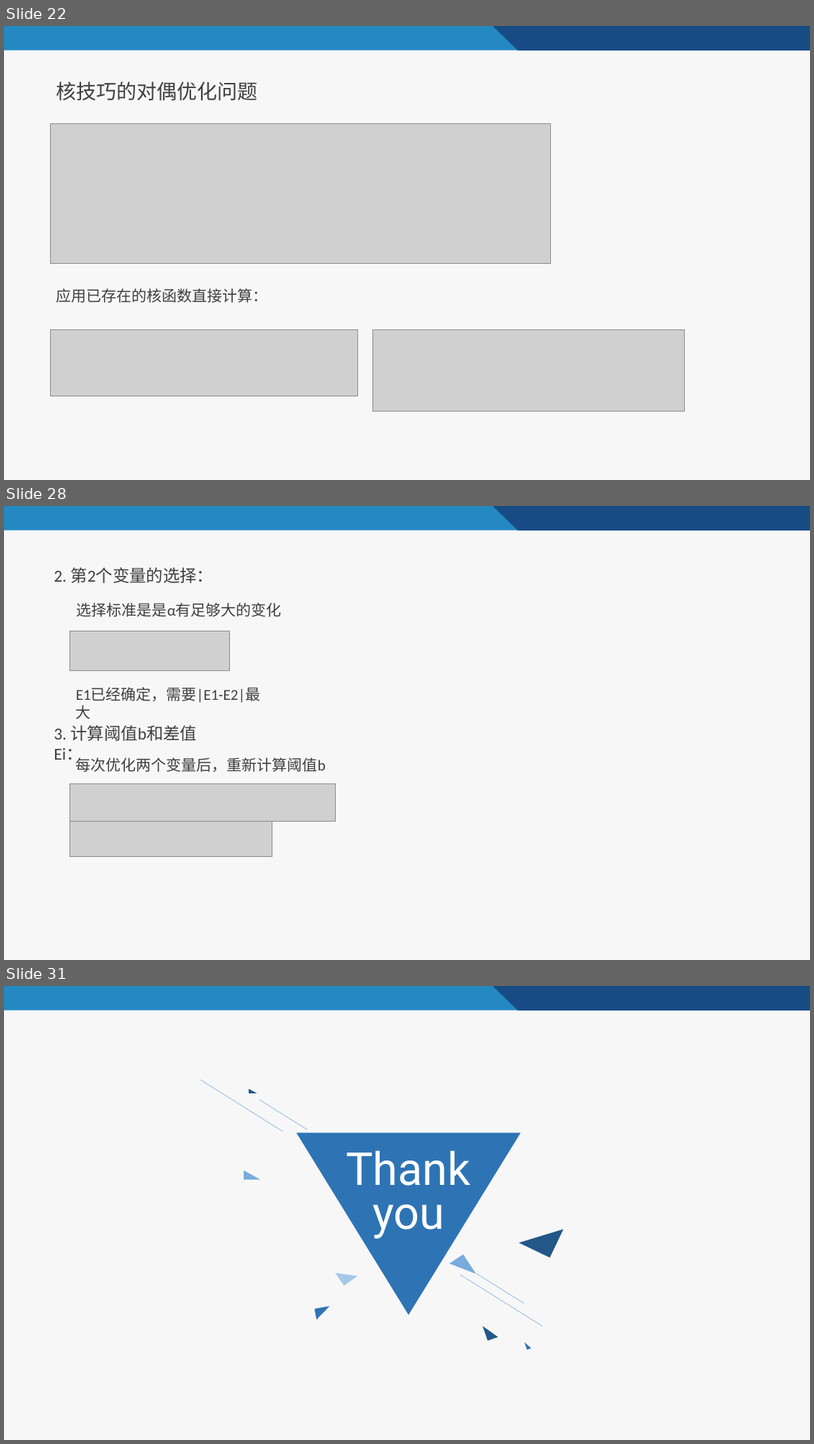
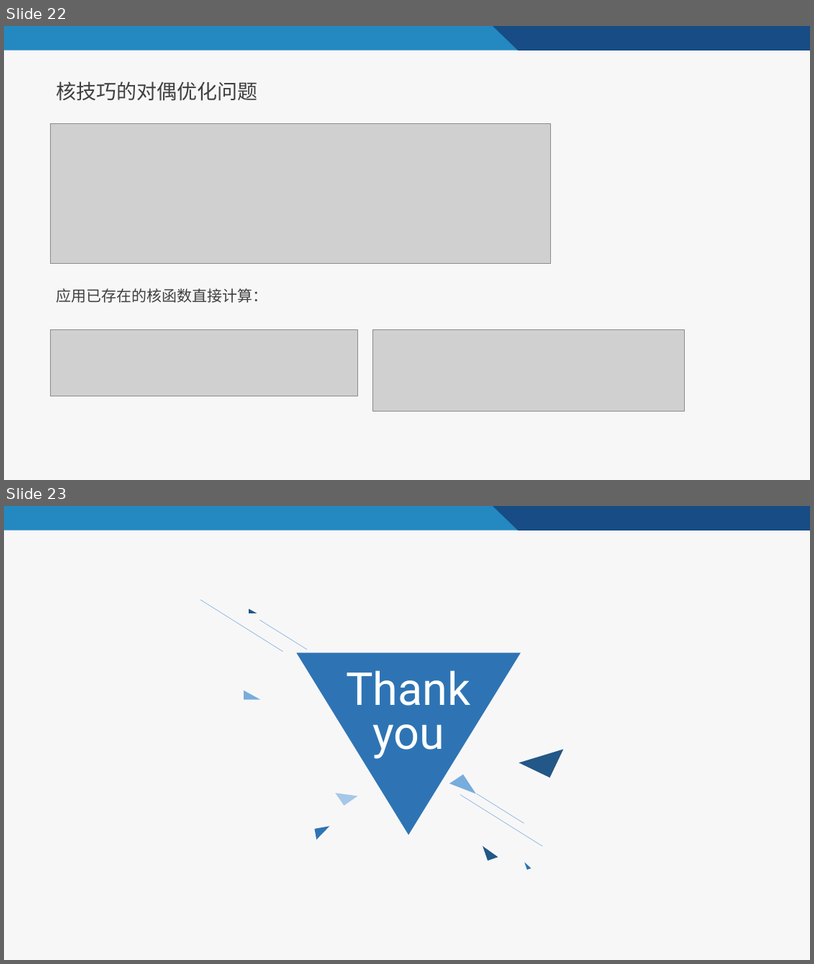
Before and after one commit to qiuliwang/MachineLearning, a slide deck: SVM/支持向量机.pptx. Shown one above the other, each under a label of ours: slides 22, 28 and 31 before the commit, slides 22 and 23 after it; the slides between them are not shown. The pictures are 814x1444 and 814x964 pixels, drawn with LibreOffice and Linux fonts; fonts in the diff are those of the drawing; grey boxes stand for pictures. Boxes give left, top, right and bottom in pixels: in the first picture for what was removed or moved away, otherwise in the second. Text is boxed around its words. In the diff, an @@ line names an element or a change of style, - is before the commit and + after.

```diff
--- a/SVM/支持向量机.pptx
+++ b/SVM/支持向量机.pptx
@@ slide 28 removed at (x1=4, y1=506, x2=810, y2=960), background #F7F7F8; not listed: 2 template elements that a slide beside it also shows @@
@@ text removed at (x1=54, y1=567, x2=214, y2=583) @@
-2. 第2个变量的选择：
@@ text removed at (x1=77, y1=602, x2=282, y2=617) @@
-选择标准是是α有足够大的变化
@@ picture removed at (x1=70, y1=631, x2=230, y2=671) @@
@@ text removed at (x1=76, y1=687, x2=260, y2=719) @@
-E1已经确定，需要|E1-E2|最大
@@ text removed at (x1=54, y1=725, x2=197, y2=741) @@
-3. 计算阈值b和差值Ei：
@@ text removed at (x1=76, y1=757, x2=326, y2=772) @@
-每次优化两个变量后，重新计算阈值b
@@ picture removed at (x1=70, y1=784, x2=336, y2=821) @@
@@ picture removed at (x1=70, y1=821, x2=272, y2=856) @@
@@ what was slide 31 is now slide 23 @@
```
Also in this commit, not shown: 3 slides changed, 7 other slides removed, 4 other files.
